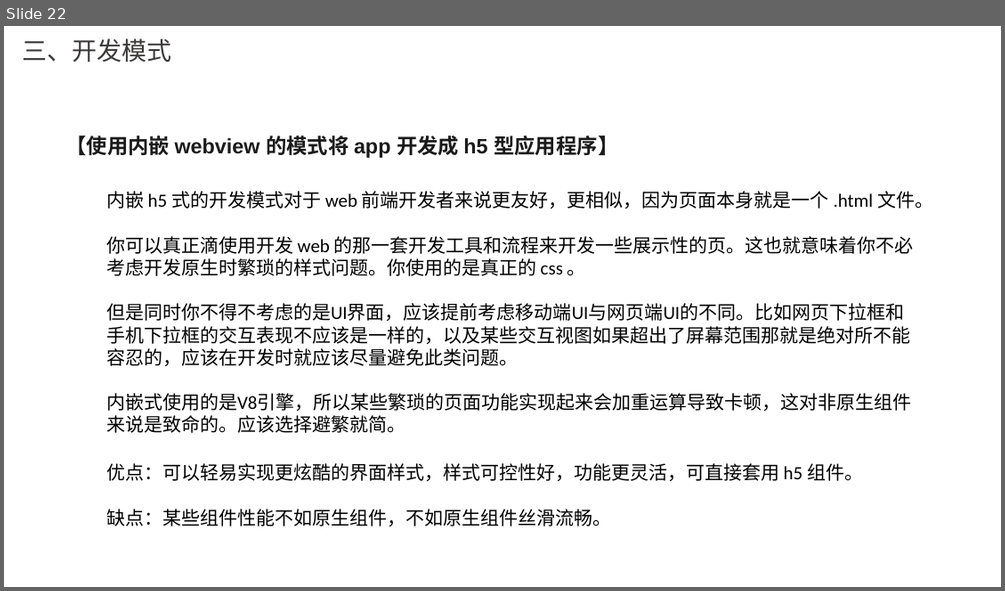
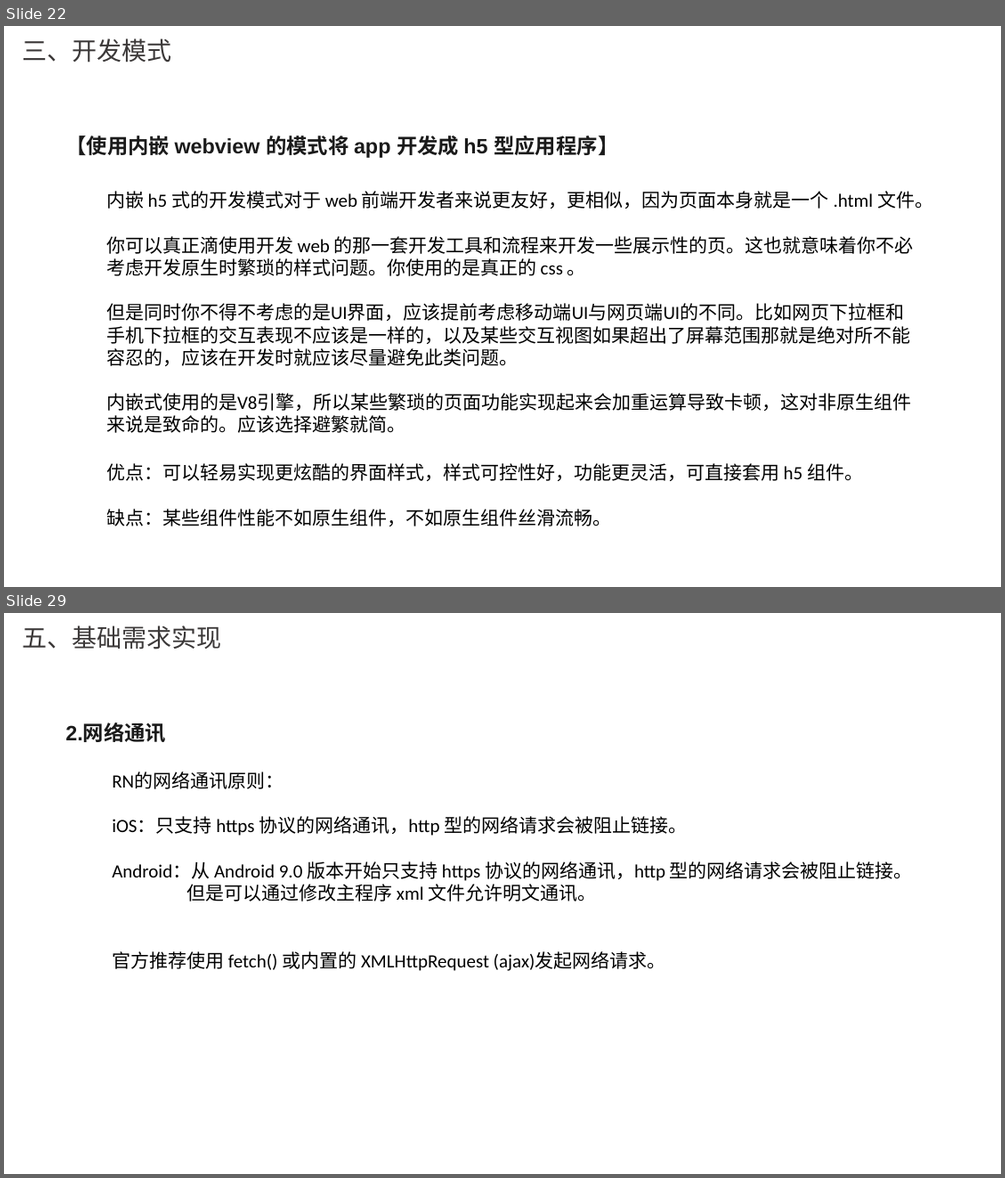
Before and after one commit to whutpsychic/ReactNative, a slide deck: 瑞太智联-RN开发.pptx. Shown one above the other, each under a label of ours: slide 22 before the commit, slides 22 and 29 after it; the slides between them are not shown. The pictures are 1005x591 and 1005x1178 pixels, drawn with LibreOffice and Linux fonts; fonts in the diff are those of the drawing; background and template pictures are left out. Boxes give left, top, right and bottom in pixels: in the first picture for what was removed or moved away, otherwise in the second. Text is boxed around its words. In the diff, an @@ line names an element or a change of style, - is before the commit and + after.

```diff
--- a/瑞太智联-RN开发.pptx
+++ b/瑞太智联-RN开发.pptx
@@ slide 29 added at [4,613,1001,1174], background picture (left out) @@
@@ title added at [22,625,221,649], 24 pt, text #3B3838 @@
+五、基础需求实现
@@ text added at [65,723,166,745], 20 pt, text #1A1A1A, bold @@
+2.网络通讯
@@ text added at [112,771,913,971], 18 pt, text #000000 @@
+RN的网络通讯原则：
+iOS：只支持 https 协议的网络通讯，http 型的网络请求会被阻止链接。
+Android：从 Android 9.0 版本开始只支持 https 协议的网络通讯，http 型的网络请求会被阻止链接。
+但是可以通过修改主程序 xml 文件允许明文通讯。
+官方推荐使用 fetch() 或内置的 XMLHttpRequest (ajax)发起网络请求。
```
Also in this commit, not shown: 26 other slides added, 1 slide removed, 1 other file.
